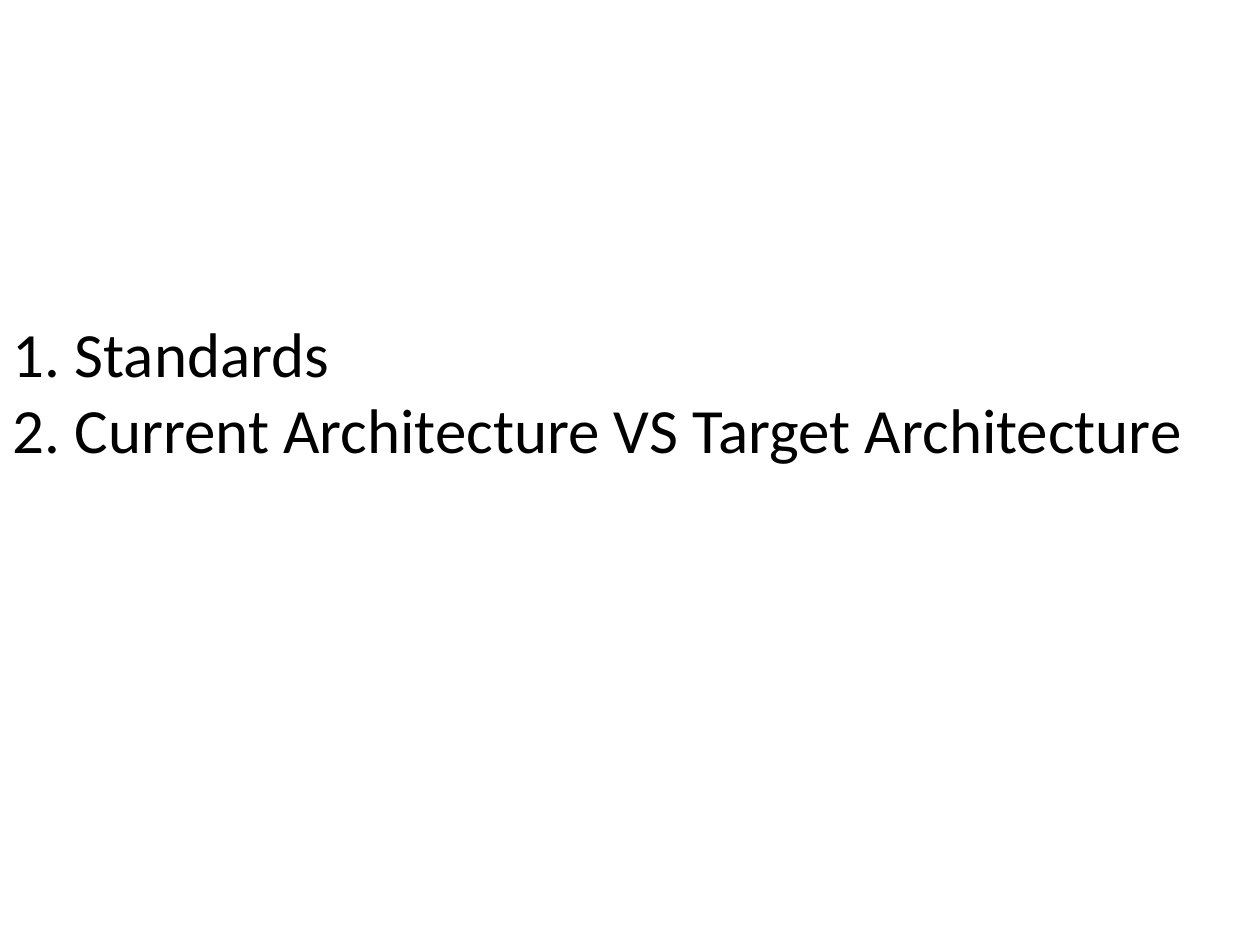
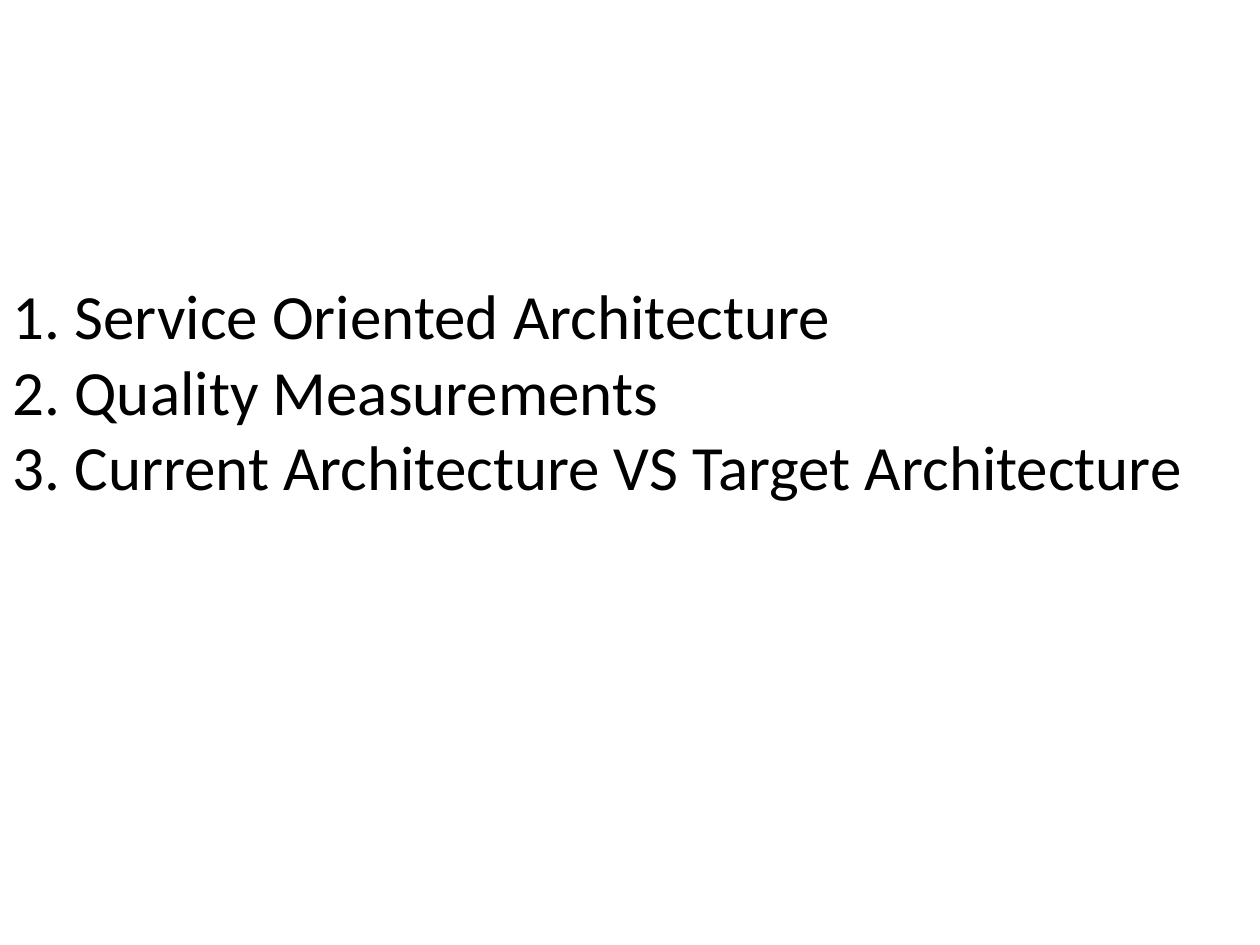
Before and after one commit to J2EEBeliever/INFS-774-LFreeman-JWang-NVilailack, a slide deck: slide 2 of INFS 774 Junxiang Technical Architecture.pptx. Drawn at 1260x945 pixels with LibreOffice and Linux fonts; fonts in the diff are those of the drawing; background and template pictures are left out. Boxes give left, top, right and bottom in pixels: in the first picture for what was removed or moved away, otherwise in the second. Text is boxed around its words. In the diff, an @@ line names an element or a change of style, - is before the commit and + after.

```diff
--- a/INFS 774 Junxiang Technical Architecture.pptx
+++ b/INFS 774 Junxiang Technical Architecture.pptx
@@ title at (x1=13, y1=295, x2=1181, y2=501): text changed @@
-1. Standards
-2. Current Architecture VS Target Architecture
+1. Service Oriented Architecture
+2. Quality Measurements
+3. Current Architecture VS Target Architecture
```
Also in this commit, not shown: 10 other slides changed.
